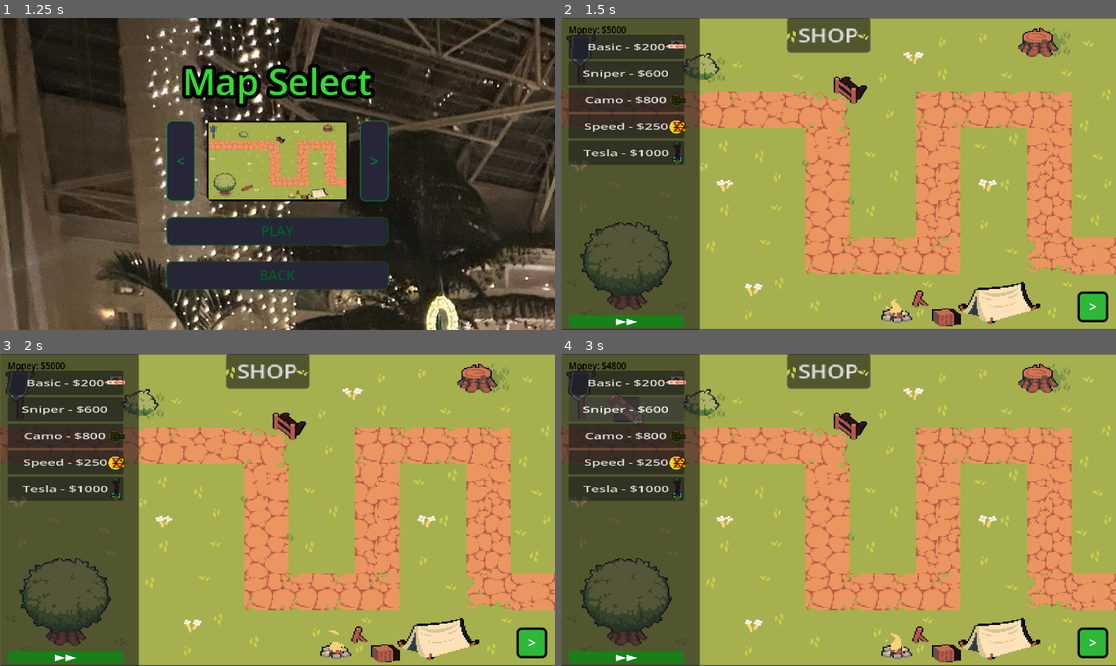
Above: before the commit, frames 1-4 (two rows, left to right).
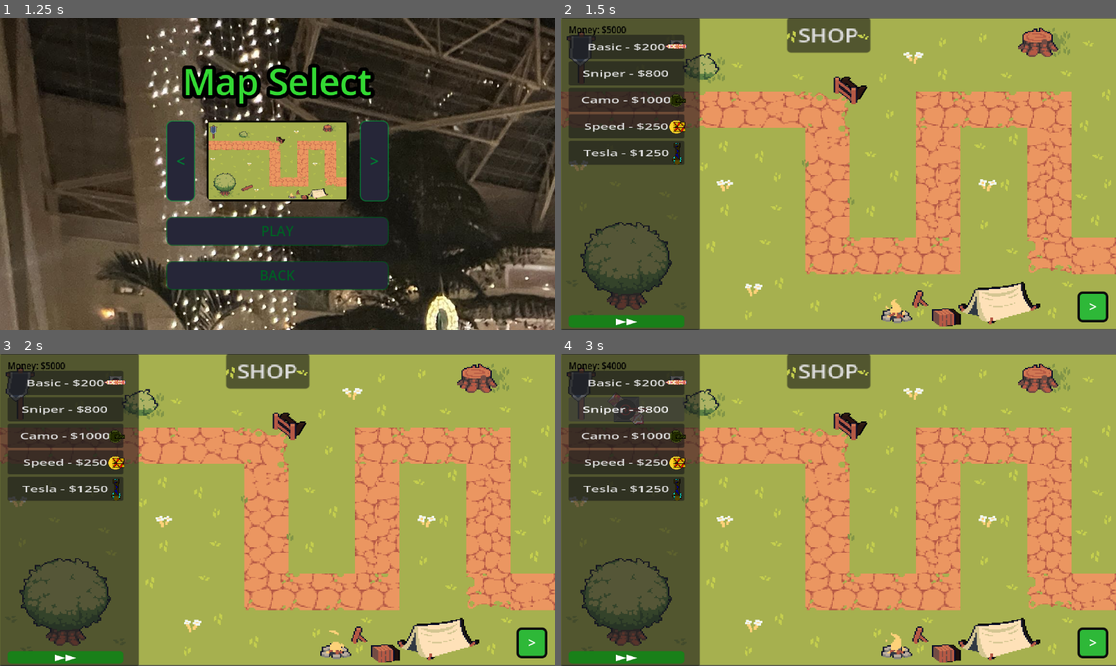
Above: after the commit, the same moments.

Repository: Matthewfrogman/Battle_towers
Game: Godot game, scene res://scenes/main_menu.tscn
Two runs of this game, one before a commit and one after it. Both use one fixed random seed, a clock stepped at 60 frames per second and the inputs below.
Inputs (mouse positions are in pixels of both pictures, inside the frame that each line leads up to):
- Up to frame 1 (1.25 s): click "PLAY" at 0.5 s
- Up to frame 2 (1.5 s): click "PLAY" at 1.25 s
- Up to frame 3 (2 s): no input
- Up to frame 4 (3 s): click "Basic - $200" at 2 s; click (627, 410) at 2.75 s, where only the run before the commit has a clickable "Sniper - $600"

Frame 1 is identical in both runs. In frame 2, 0.3% of the frame differs, in the area x 3-20%, y 16-45%; in frame 3, 0.3%; in frame 4, 0.4%, in the area x 3-20%, y 3-45%.

Commit message:
Update shop.gd

Diff:
--- a/scenes/shop.gd
+++ b/scenes/shop.gd
@@ -2,17 +2,17 @@
 var money = 5000
 var tower_scenes = {
 	"Basic": "res://Towers/basic_tower.tscn",
-	"Sniper": "res://Towers/sniper_tower.tscn",
+	"Sniper": "res://Towers/sniper.tscn",
 	"Camo": "res://Towers/camo_tower.tscn",
 	"Speed": "res://Towers/speed_tower.tscn",
 	"Tesla": "res://Towers/tesla.tscn"
 }
 var tower_costs = {
 	"Basic": 200,
-	"Sniper": 600,
-	"Camo": 800,
+	"Sniper": 800,
+	"Camo": 1000,
 	"Speed": 250,
-	"Tesla": 1000
+	"Tesla": 1250
 }
 var fast_forward = false
 var ff_button = null
